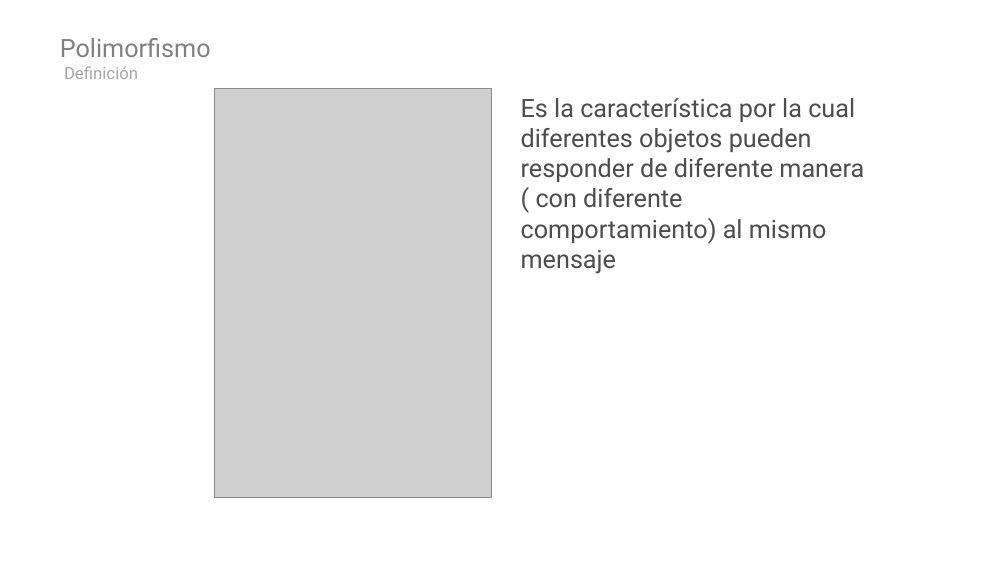
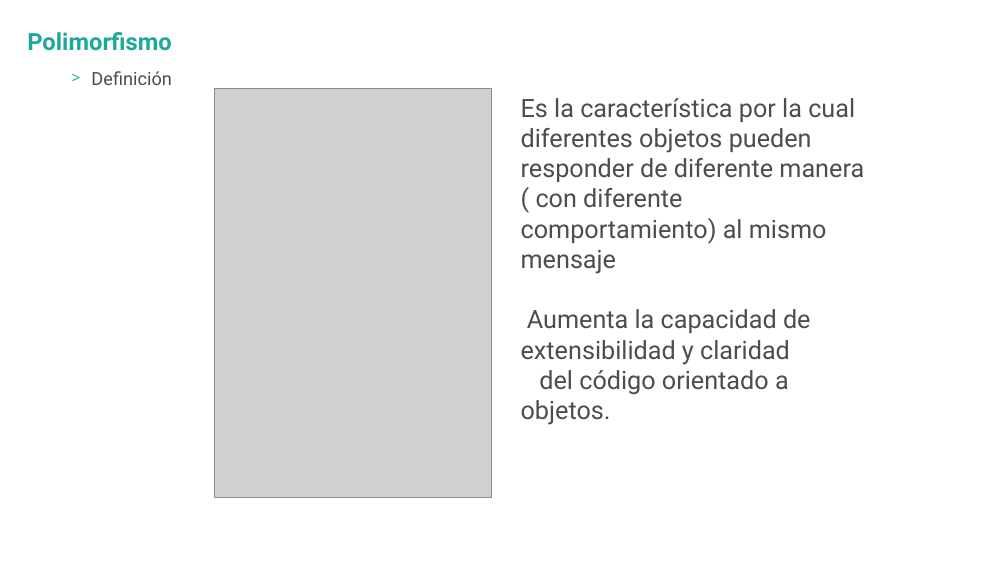
Before and after one commit to hexacta/HexactaLabs-NET, a slide deck: slide 13 of Presentaciones/4 - Programacion Orientada a Objetos.pptx (slide 15 before the commit). Drawn at 1008x567 pixels with LibreOffice and Linux fonts; fonts in the diff are those of the drawing; grey boxes stand for pictures; background and template pictures are left out. Boxes give left, top, right and bottom in pixels: in the first picture for what was removed or moved away, otherwise in the second. Text is boxed around its words. In the diff, an @@ line names an element or a change of style, - is before the commit and + after.

```diff
--- a/Presentaciones/4 - Programacion Orientada a Objetos.pptx
+++ b/Presentaciones/4 - Programacion Orientada a Objetos.pptx
@@ title "Polimorfismo" moved from (x1=60, y1=38, x2=211, y2=57) to (x1=27, y1=32, x2=172, y2=51) @@
@@ title "Polimorfismo" at (x1=27, y1=32, x2=172, y2=51): size 24 to 22.7 pt, text colour #808080 to #1EA89B, bold on @@
@@ text "Definición" at (x1=91, y1=71, x2=172, y2=85): size 16 to 17.3 pt, text colour #A6A6A6 to #4D4D4D; indent changed @@
@@ text at (x1=521, y1=309, x2=811, y2=425): paragraph added @@
+Aumenta la capacidad de extensibilidad y claridad del código orientado a objetos.
```
Also in this commit, not shown: 13 other slides changed, 3 slides added, 6 slides removed, 2 other files.
